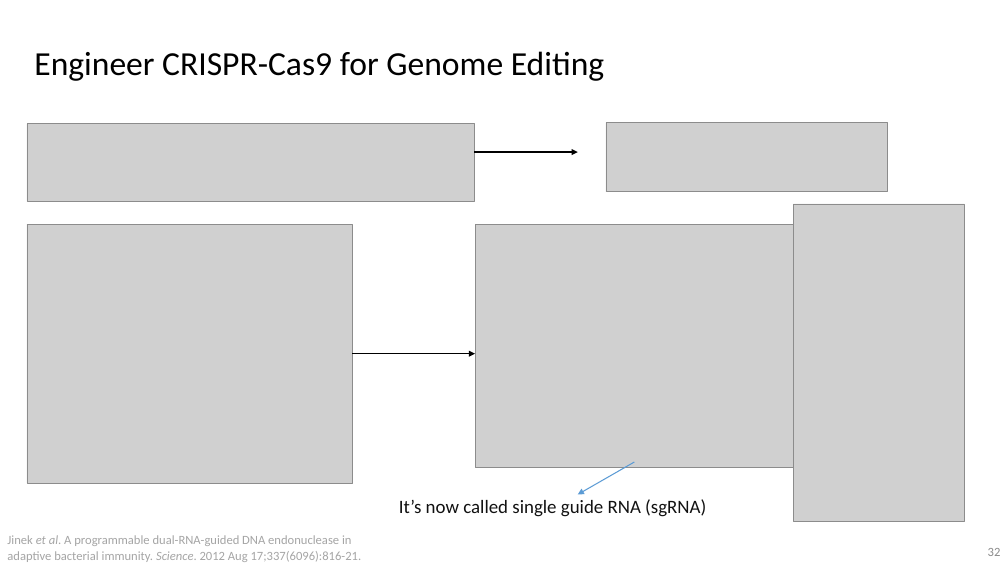
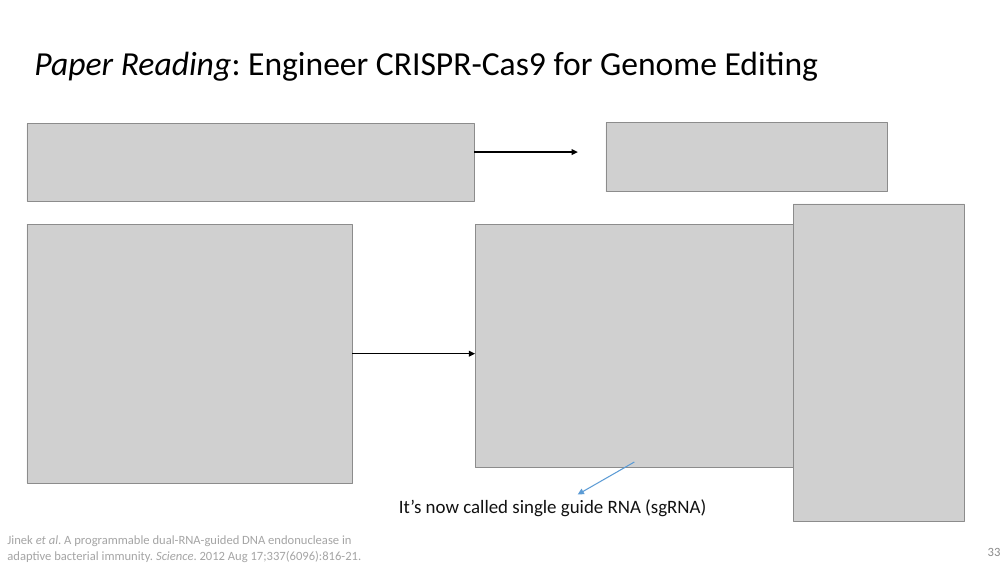
Before and after one commit to vwOvOwv/PKU-Undergraduate-Course, a slide deck: slide 33 of 遗传学(Genetics)/讨论课/Topic-3_遗传学技术/CRISPR-Cas.pptx (slide 32 before the commit). Drawn at 1008x567 pixels with LibreOffice and Linux fonts; fonts in the diff are those of the drawing; grey boxes stand for pictures. Boxes give left, top, right and bottom in pixels: in the first picture for what was removed or moved away, otherwise in the second. Text is boxed around its words. In the diff, an @@ line names an element or a change of style, - is before the commit and + after.

```diff
--- a/遗传学(Genetics)/讨论课/Topic-3_遗传学技术/CRISPR-Cas.pptx
+++ b/遗传学(Genetics)/讨论课/Topic-3_遗传学技术/CRISPR-Cas.pptx
@@ text at [34, 51, 818, 81]: text changed @@
-Engineer CRISPR-Cas9 for Genome Editing
+Paper Reading: Engineer CRISPR-Cas9 for Genome Editing
```
Also in this commit, not shown: 18 other slides changed, 5 slides added, 1 other file.
